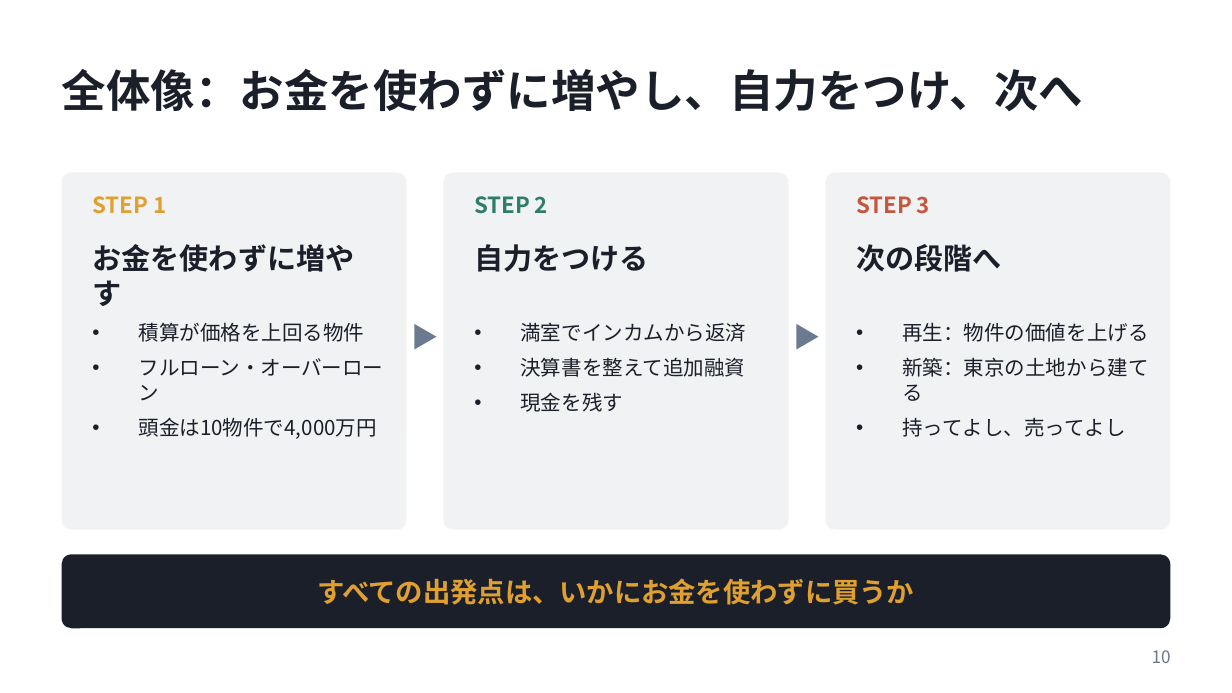
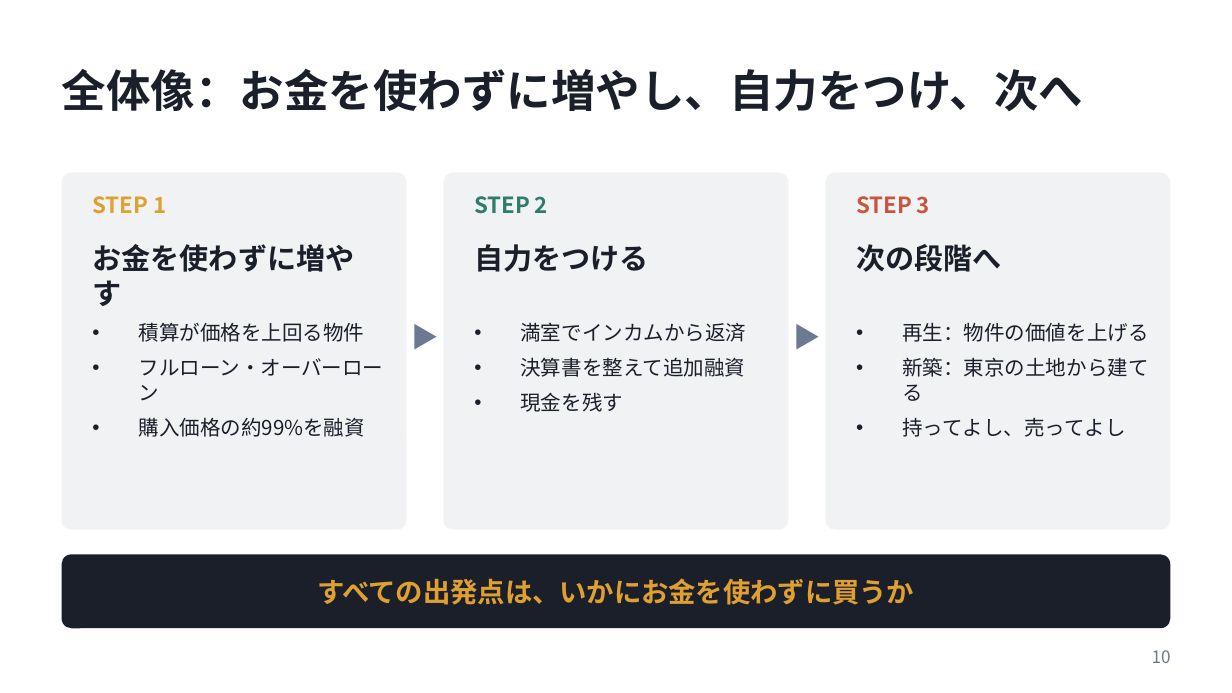
Before and after one commit to daisuke2009/avatars1, a slide deck: slide 10 of presentations/20261023_弱者の戦略_発表資料.pptx. Drawn at 1232x693 pixels with LibreOffice and Linux fonts; fonts in the diff are those of the drawing. Boxes give left, top, right and bottom in pixels: in the first picture for what was removed or moved away, otherwise in the second. Text is boxed around its words. In the diff, an @@ line names an element or a change of style, - is before the commit and + after.

```diff
--- a/presentations/20261023_弱者の戦略_発表資料.pptx
+++ b/presentations/20261023_弱者の戦略_発表資料.pptx
@@ text at [139,417,365,437]: text changed @@
-• 頭金は10物件で4,000万円
+• 購入価格の約99%を融資
```
Also in this commit, not shown: 2 other slides changed.
